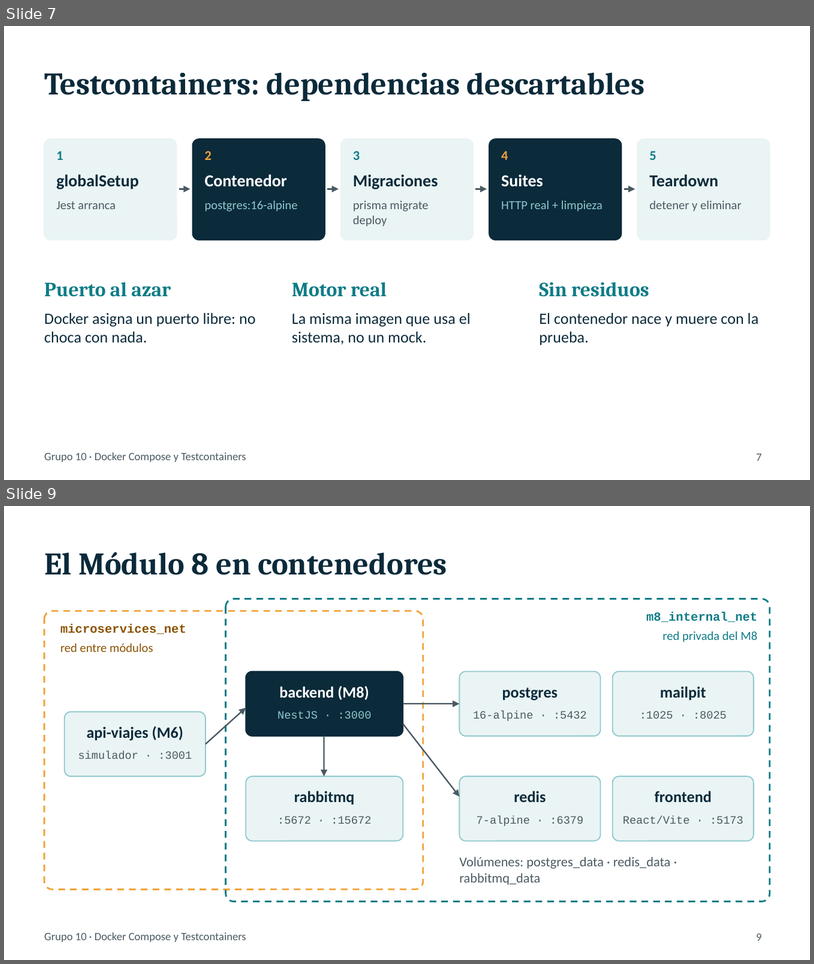
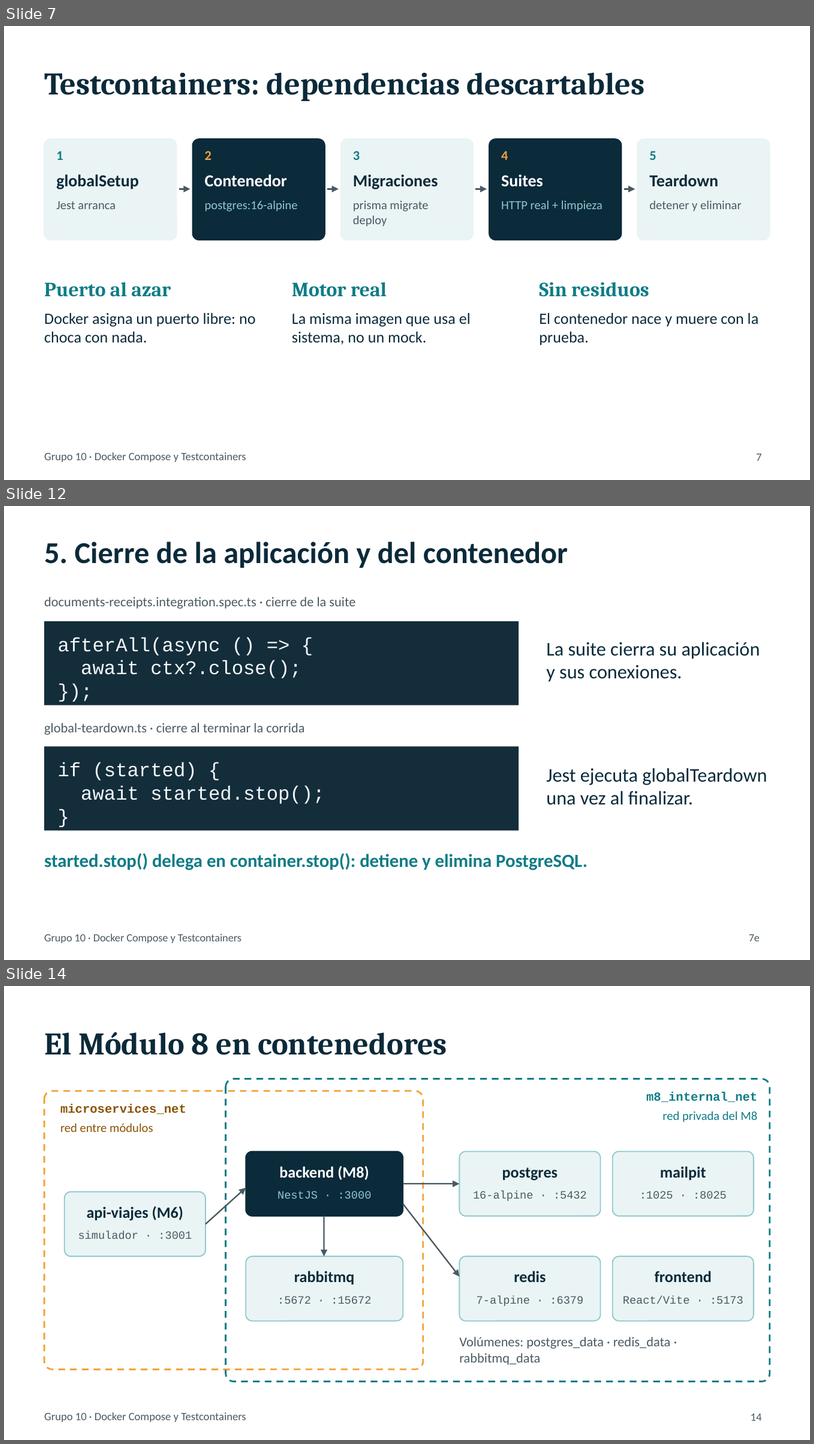
Before and after one commit to FRRe-DS/2026-10-TPI, a slide deck: TrabajoInvestigacion/Presentacion-Docker-Compose-Testcontainers-G10-con-codigo.pptx. Shown one above the other, each under a label of ours: slides 7 and 9 before the commit, slides 7, 12 and 14 after it; the slides between them are not shown. The pictures are 814x964 and 814x1444 pixels, drawn with LibreOffice and Linux fonts; fonts in the diff are those of the drawing. Boxes give left, top, right and bottom in pixels: in the first picture for what was removed or moved away, otherwise in the second. Text is boxed around its words. In the diff, an @@ line names an element or a change of style, - is before the commit and + after.

Commit message:
Add files via upload
Hice cambios en mi parte de TestContainer y agregue el código para que se pueda ver correctamente

```diff
--- a/TrabajoInvestigacion/Presentacion-Docker-Compose-Testcontainers-G10-con-codigo.pptx
+++ b/TrabajoInvestigacion/Presentacion-Docker-Compose-Testcontainers-G10-con-codigo.pptx
@@ slide 12 added at <box>4,506,810,960</box>, background #FFFFFF @@
@@ text added at <box>44,541,568,568</box>, 27 pt, text #0B2A3A, bold @@
+5. Cierre de la aplicación y del contenedor
@@ text added at <box>44,597,356,609</box>, 12 pt, text #4A5A63 @@
+documents-receipts.integration.spec.ts · cierre de la suite
@@ rectangle added at <box>44,621,519,705</box>, fill #142D3A @@
@@ text added at <box>58,637,302,678</box>, 17.2 pt, text #F3F7FA @@
+afterAll(async () => {
+await ctx?.close();
+});
@@ text added at <box>546,642,761,682</box>, 17.2 pt, text #0B2A3A @@
+La suite cierra su aplicación y sus conexiones.
@@ text added at <box>44,723,305,735</box>, 12 pt, text #4A5A63 @@
+global-teardown.ts · cierre al terminar la corrida
@@ rectangle added at <box>44,747,519,830</box>, fill #142D3A @@
@@ text added at <box>58,762,324,804</box>, 17.2 pt, text #F3F7FA @@
+if (started) {
+await started.stop();
+}
@@ text added at <box>546,768,767,805</box>, 17.2 pt, text #0B2A3A @@
+Jest ejecuta globalTeardown una vez al finalizar.
@@ text added at <box>44,853,588,870</box>, 16.5 pt, text #0E7C86, bold @@
+started.stop() delega en container.stop(): detiene y elimina PostgreSQL.
@@ text added at <box>44,933,242,943</box>, 9.8 pt, text #4A5A63 @@
+Grupo 10 · Docker Compose y Testcontainers
@@ text added at <box>749,934,760,941</box>, 9.8 pt, text #4A5A63 @@
+7e
@@ what was slide 9 is now slide 14 @@
@@ page number at <box>751,1413,762,1420</box>: text changed @@
-9
+14
```
Also in this commit, not shown: 5 other slides added, 1 slide removed.
